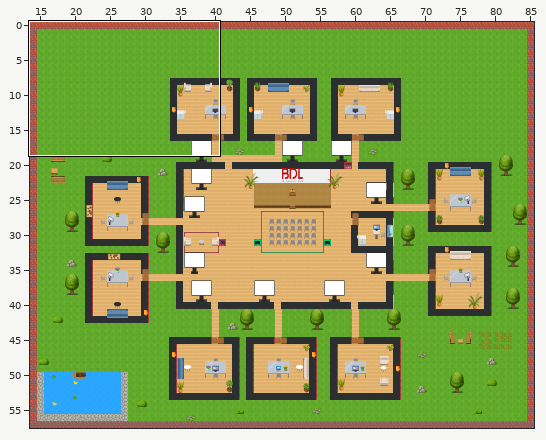
A Tiled map (JSON) gets an edit: map.tmj. Above, an overview of the earlier version with the close-up marked.
Close-up. Before:
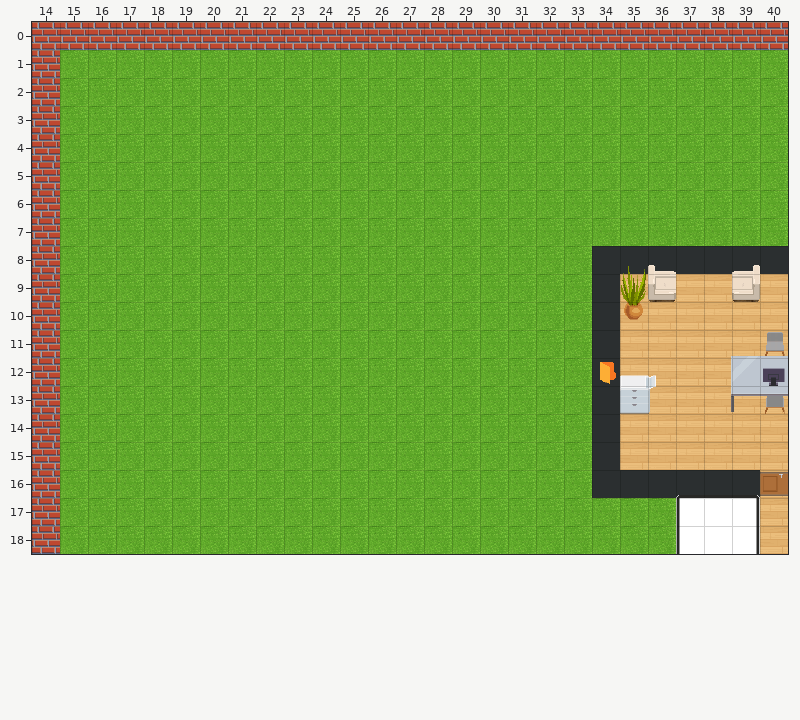
Cells are 32x32 px. Shown: x 14..40, y 0..18. The commit also changed other parts of the map, which this record leaves out.
Now the later version:
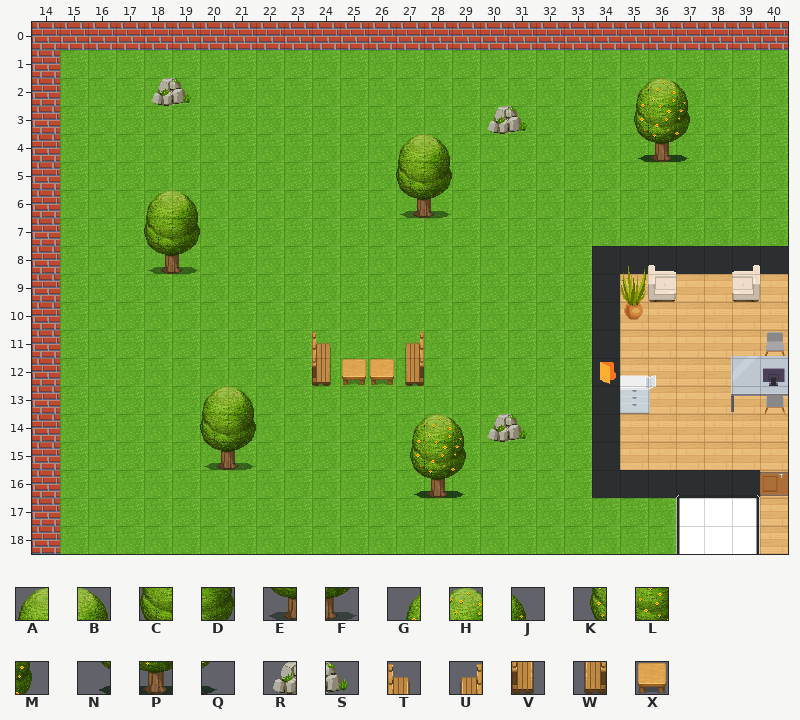
Key: from "WA_Exterior": A 0, B 1, C 25, D 26, E 50, F 51, G 84, H 85, J 86, K 109, L 110, M 111, N 134, P 135, Q 136, R 477, S 478; from "WA_Seats": T 146, U 147, V 159, W 160; from "WA_Tables": X 145.
_ is an empty cell.
Changes in this commit:
Layer "floor/floor2":
Tile A is added in row 4 at x 27; in row 6 at x 18; in row 13 at x 20.
Tile B is added in row 4 at x 28; in row 6 at x 19; in row 13 at x 21.
Tile C is added in row 5 at x 27; in row 7 at x 18; in row 14 at x 20.
Tile D is added in row 5 at x 28; in row 7 at x 19; in row 14 at x 21.
Tile E is added in row 6 at x 27; in row 8 at x 18; in row 15 at x 20.
Tile F is added in row 6 at x 28; in row 8 at x 19; in row 15 at x 21.
Tile G is added in row 2 at x 35; in row 14 at x 27.
Tile H is added in row 2 at x 36; in row 14 at x 28.
Tile J is added in row 2 at x 37; in row 14 at x 29.
Tile K is added in row 3 at x 35; in row 15 at x 27.
Tile L is added in row 3 at x 36; in row 15 at x 28.
Tile M is added in row 3 at x 37; in row 15 at x 29.
Tile N is added in row 4 at x 35; in row 16 at x 27.
Tile P is added in row 4 at x 36; in row 16 at x 28.
Tile Q is added in row 4 at x 37; in row 16 at x 29.
Tile R is added in row 2 at x 18; in row 3 at x 30; in row 14 at x 30.
Tile S is added in row 2 at x 19; in row 3 at x 31; in row 14 at x 31.
Tile T is added in row 11 at x 24.
Tile U is added in row 11 at x 27.
Tile V is added in row 12 at x 24.
Tile W is added in row 12 at x 27.
Tile X is added in row 12 at x 25 to 26.
Pixel boxes of the changes (left, top, right, bottom) in both close-ups:
added: (152, 78, 191, 106)
added: (634, 78, 690, 162)
added: (488, 106, 527, 134)
added: (396, 134, 452, 218)
added: (144, 190, 200, 274)
added: (312, 332, 424, 386)
added: (200, 386, 256, 470)
added: (410, 414, 527, 498)
